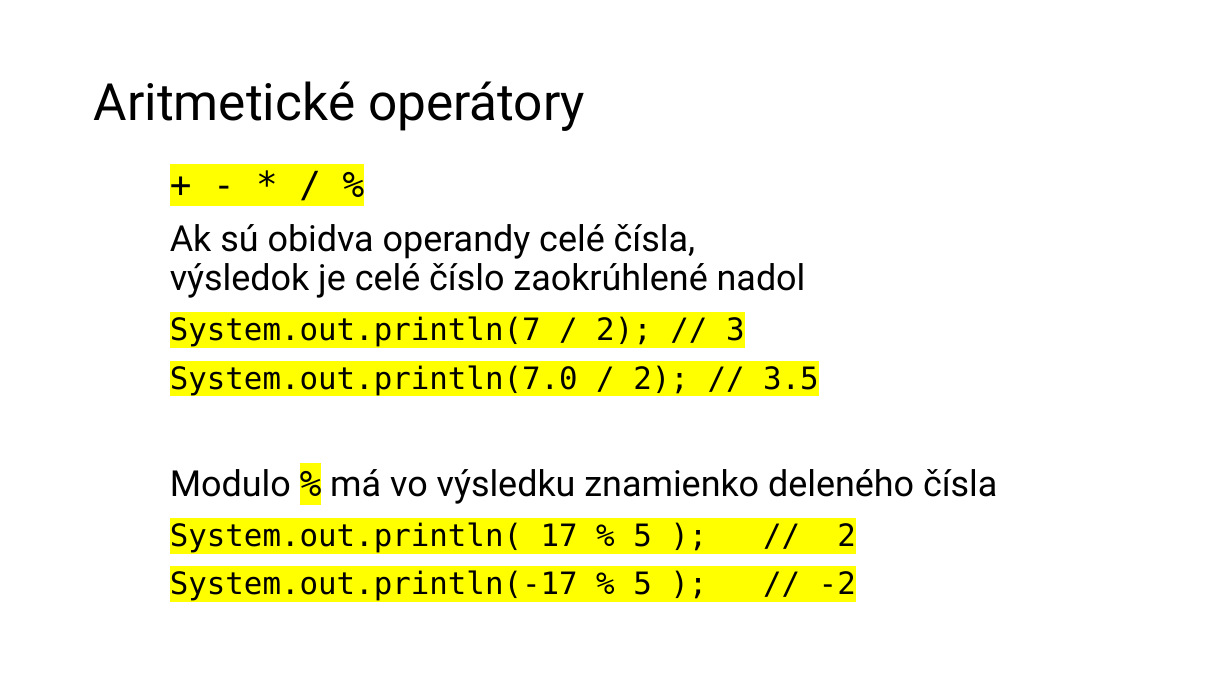
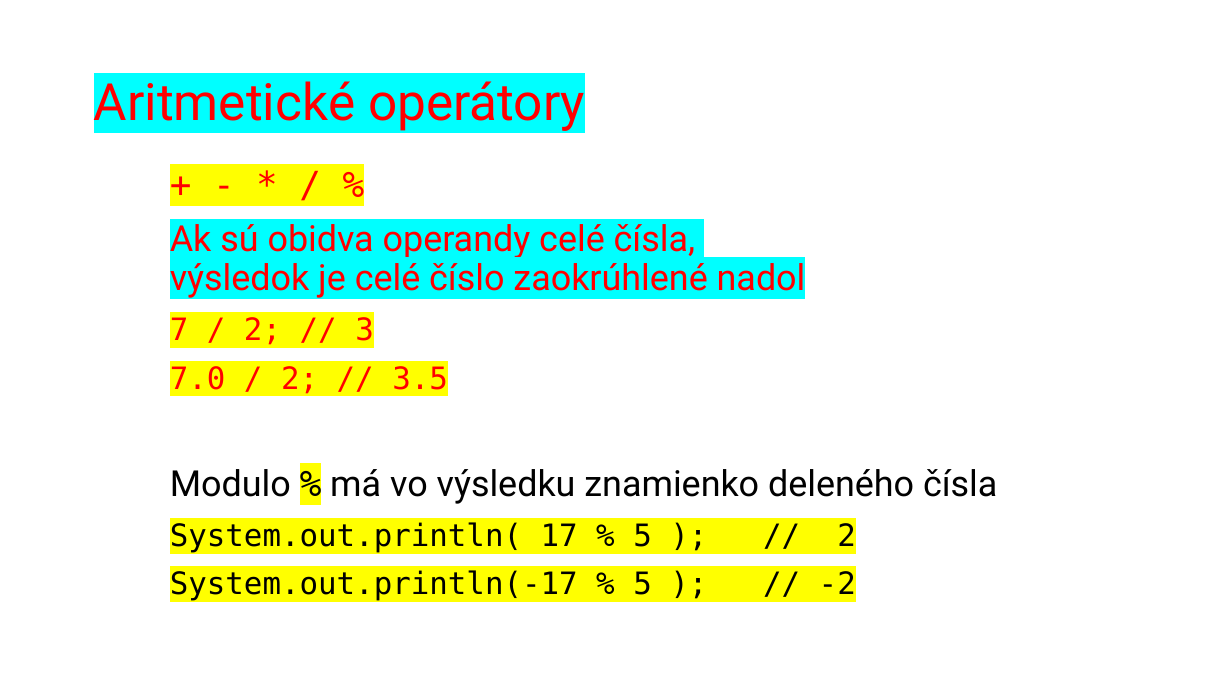
Before and after one commit to wagjo/oop, a slide deck: slide 3 of prezentacie/t06w.pptx. Drawn at 1232x693 pixels with LibreOffice and Linux fonts; fonts in the diff are those of the drawing. Boxes give left, top, right and bottom in pixels: in the first picture for what was removed or moved away, otherwise in the second. Text is boxed around its words. In the diff, an @@ line names an element or a change of style, - is before the commit and + after.

```diff
--- a/prezentacie/t06w.pptx
+++ b/prezentacie/t06w.pptx
@@ title "Aritmetické operátory" at [94, 81, 585, 131]: text colour #000000 to #FF0000, highlight none to #00FFFF @@
@@ text at [170, 218, 806, 299]: text colour #000000 to #FF0000 in "+ - * / %", "Ak sú obidva operandy celé čísla, výsledok ..."; highlight none to #00FFFF in "Ak sú obidva operandy celé čísla, výsledok ..." @@
@@ text at [170, 317, 448, 394]: text changed; text colour #000000 to #FF0000 @@
-System.out.println(7 / 2); // 3
-System.out.println(7.0 / 2); // 3.5
+7 / 2; // 3
+7.0 / 2; // 3.5
```
Also in this commit, not shown: 5 other slides changed, 3 other files.
